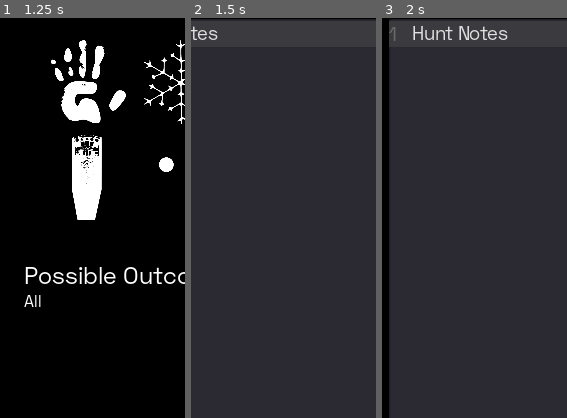
Above: before the commit, frames 1-3 (left to right).
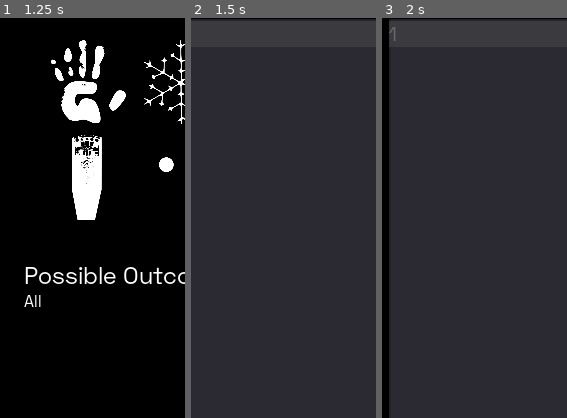
Above: after the commit, the same moments.

Repository: strainger/Archived-PhasmoHelper
Game: Godot game, scene res://Code/Scenes/PhasmoFriend.tscn
The game is run twice, just before and just after one commit, with the same random seed, the same clock (stepped at 60 frames per second) and the same inputs.
Inputs (mouse positions are % of the whole screen's width and height, from its top left):
- Up to frame 1 (1.25 s): click (57, 18) at 0.52 s; type "Alex" at 0.6 s
- Up to frame 2 (1.5 s): click "Show Notes" at 1.25 s
- Up to frame 3 (2 s): no input
The pictures show only the part of the screen within x 0-50%, y 33-83%; the shares and areas given below are measured in that part.

Frame 1 is identical in both runs. In frame 2, 0.2% of the frame differs, in the area x 0-15%, y 2-6%; in frame 3, 0.7%, in the area x 16-69%, y 2-6%.

Commit message:
Added Shortcuts on Desktop
Shortcuts on desktop were added, see README for the supported shortcuts. Also Windows and Linux were recompiled. A few tweaks were made such as not having "Hunting Notes" in your notes where you have to delete them or ignore them. I also fixed some code that would make the Notes button toggled (via shortcut) but the toggled look wasn't showing, it would only show once actually pressed. To resolve that I just had to set the pressed = true/false attribute in the function that was called when the button was pressed rather than using the Godot built in logic.

Diff:
--- a/Code/Scenes/PhasmoFriend.tscn
+++ b/Code/Scenes/PhasmoFriend.tscn
@@ -11,6 +11,7 @@
 [ext_resource path="res://Images/White/img_emf.png" type="Texture" id=9]
 [ext_resource path="res://Images/White/img_orbs.png" type="Texture" id=10]
 [ext_resource path="res://Code/Scripts/Notes.gd" type="Script" id=11]
+[ext_resource path="res://Code/Scripts/Shortcuts.gd" type="Script" id=12]
 
 [sub_resource type="DynamicFont" id=1]
 font_data = ExtResource( 1 )
@@ -101,6 +102,7 @@
 [node name="PhasmoFriend" type="Node2D"]
 
 [node name="Main Screen" type="Node2D" parent="."]
+script = ExtResource( 12 )
 
 [node name="Sanity" type="RichTextLabel" parent="Main Screen"]
 margin_left = 250.0
@@ -290,10 +292,10 @@
 "_edit_use_anchors_": false
 }
 
-[node name="Notes" type="Node" parent="."]
+[node name="Notes" type="Node" parent="Main Screen"]
 script = ExtResource( 11 )
 
-[node name="Notes_Button" type="Button" parent="Notes"]
+[node name="Notes_Button" type="Button" parent="Main Screen/Notes"]
 margin_left = 6.0
 margin_top = 824.0
 margin_right = 133.0
@@ -305,18 +307,19 @@
 "_edit_use_anchors_": false
 }
 
-[node name="AnimationPlayer" type="AnimationPlayer" parent="Notes"]
+[node name="AnimationPlayer" type="AnimationPlayer" parent="Main Screen/Notes"]
 anims/Notes_Animation = SubResource( 21 )
 
-[node name="Notes" type="TextEdit" parent="Notes/AnimationPlayer"]
+[node name="Notes" type="TextEdit" parent="Main Screen/Notes/AnimationPlayer"]
 margin_left = -409.0
 margin_top = 300.0
 margin_right = -7.0
 margin_bottom = 807.0
 custom_fonts/font = SubResource( 23 )
-text = "Hunt Notes"
 highlight_current_line = true
 show_line_numbers = true
+context_menu_enabled = false
+shortcut_keys_enabled = false
 smooth_scrolling = true
 wrap_enabled = true
 __meta__ = {
@@ -328,4 +331,4 @@
 [connection signal="pressed" from="Main Screen/Count/CountUp_Button" to="Main Screen/Count" method="_on_CountUp_Button_pressed"]
 [connection signal="item_activated" from="Main Screen/Evidence/Evidence_List" to="Main Screen/Evidence" method="_on_Evidence_List_item_activated"]
 [connection signal="pressed" from="Main Screen/Reload/Button" to="Main Screen/Reload" method="_on_Button_pressed"]
-[connection signal="pressed" from="Notes/Notes_Button" to="Notes" method="_on_Notes_Button_pressed"]
+[connection signal="pressed" from="Main Screen/Notes/Notes_Button" to="Main Screen/Notes" method="_on_Notes_Button_pressed"]
--- a/Code/Scripts/Notes.gd
+++ b/Code/Scripts/Notes.gd
@@ -1,18 +1,18 @@
 extends Node
 var notes_shown = false
 
-
 func _ready():
 	pass
-
 
 func _on_Notes_Button_pressed():
 	if notes_shown == false:
 		notes_shown = true
 		get_node("AnimationPlayer").play("Notes_Animation")
 		get_node("Notes_Button").text = "Hide Notes"
+		get_node("Notes_Button").pressed = true
 	else:
 		notes_shown = false
 		get_node("AnimationPlayer").play_backwards("Notes_Animation")
 		get_node("Notes_Button").text = "Show Notes"
+		get_node("Notes_Button").pressed = false
 	pass # Replace with function body.
--- /dev/null
+++ b/Code/Scripts/Shortcuts.gd
@@ -0,0 +1,11 @@
+extends Node2D
+
+
+func _ready():
+	pass
+
+func _process(delta):
+	if Input.is_action_pressed("shortcut_restart_timer"):
+		$Count._on_CountUp_Button_pressed()
+	if Input.is_action_just_pressed("shortcut_show_notes"):
+		$Notes._on_Notes_Button_pressed()
--- a/project.godot
+++ b/project.godot
@@ -33,6 +33,19 @@
 window/stretch/mode="2d"
 window/stretch/aspect="keep"
 
+[input]
+
+shortcut_restart_timer={
+"deadzone": 0.5,
+"events": [ Object(InputEventKey,"resource_local_to_scene":false,"resource_name":"","device":0,"alt":false,"shift":false,"control":false,"meta":false,"command":false,"pressed":false,"scancode":16777238,"unicode":0,"echo":false,"script":null)
+ ]
+}
+shortcut_show_notes={
+"deadzone": 0.5,
+"events": [ Object(InputEventKey,"resource_local_to_scene":false,"resource_name":"","device":0,"alt":false,"shift":false,"control":false,"meta":false,"command":false,"pressed":false,"scancode":16777240,"unicode":0,"echo":false,"script":null)
+ ]
+}
+
 [rendering]
 
 environment/default_clear_color=Color( 0, 0, 0, 1 )
Not shown: 1 places in Code/Scenes/PhasmoFriend.tscn that only renumber resources
Not shown, added: VERSION.txt
Not shown, changed: export_presets.cfg
Not shown, changed: Builds/Desktop/Linux/PhasmoFriend_Linux.zip
Not shown, added: Builds/Desktop/Linux/PhasmoFriend_Linux_V1.01.zip
Not shown, changed: Builds/Desktop/MacOS/PhasmoFriend_MacOS.dmg
Not shown, added: Builds/Desktop/MacOS/PhasmoFriend_MacOS_V1.0.dmg
Not shown, changed: Builds/Desktop/Windows/PhasmoFriend_Windows.zip
Not shown, added: Builds/Desktop/Windows/PhasmoFriend_Windows_V1.01.zip
Not shown, changed: README.md
